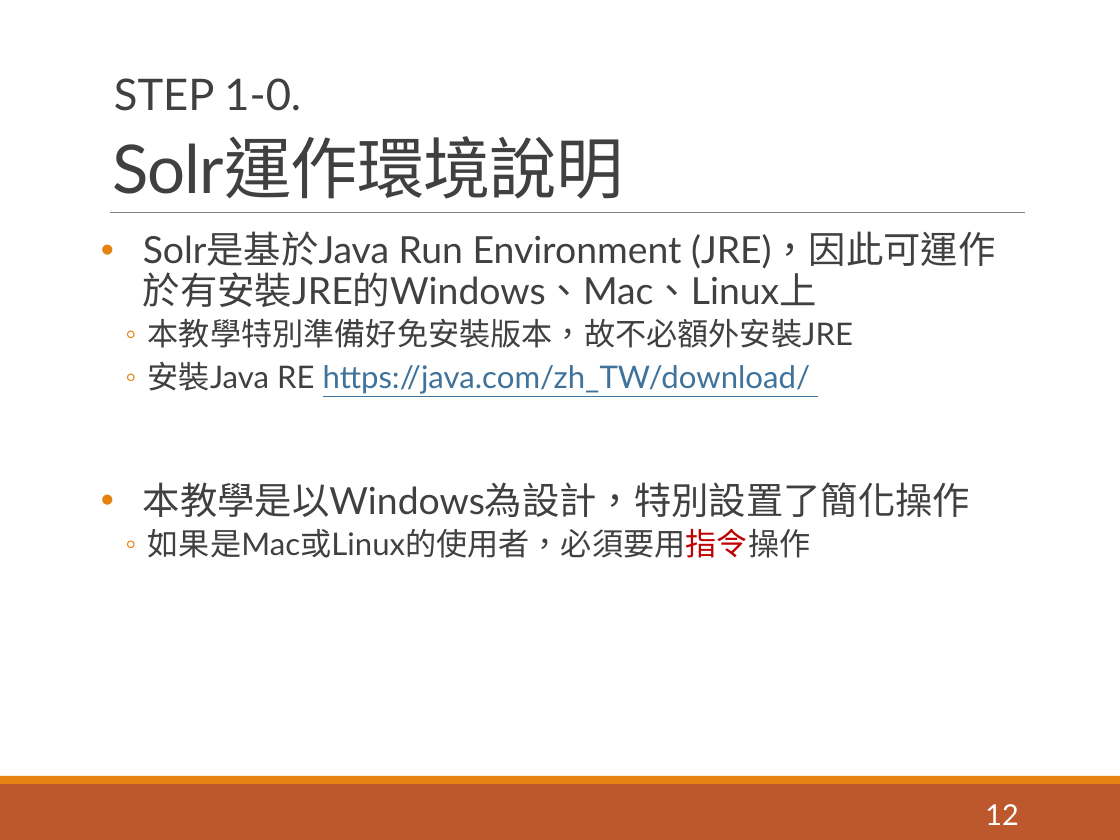
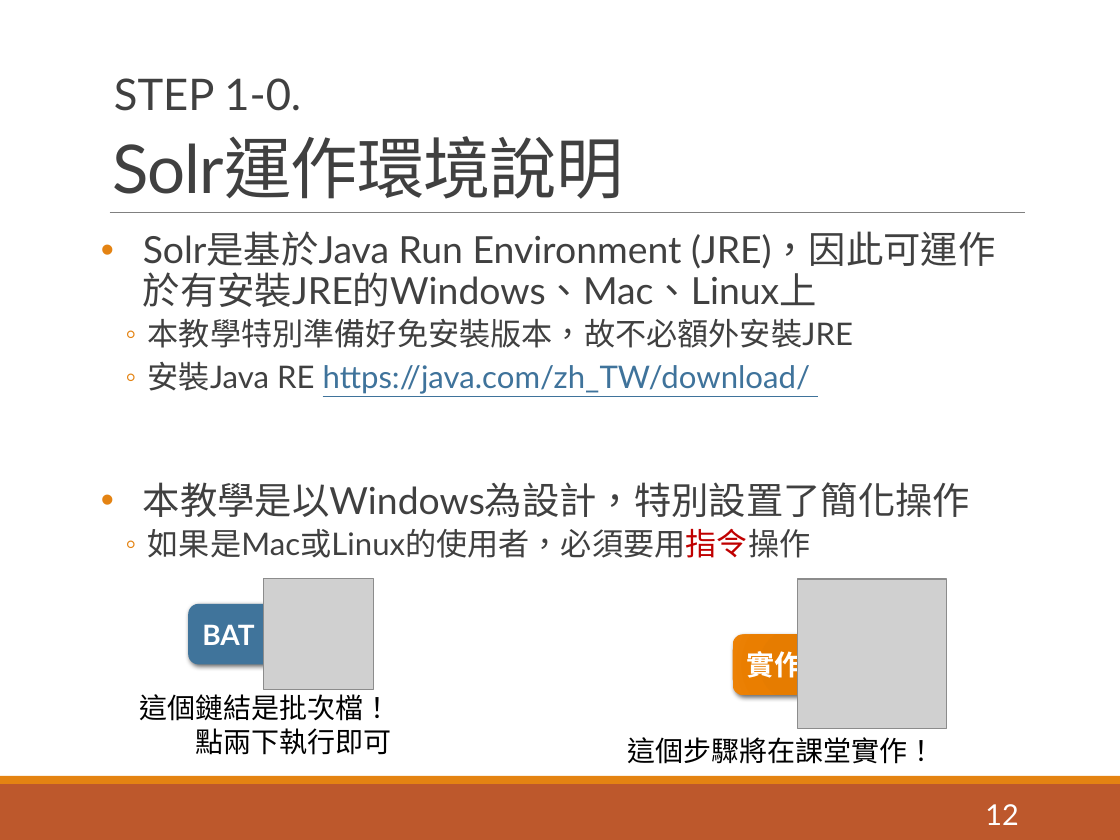
Before and after one commit to pulipulichen/ir-practice-solr, a slide deck: slide 12 of Apache Solr教學介紹.pptx. Drawn at 1120x840 pixels with LibreOffice and Linux fonts; fonts in the diff are those of the drawing; grey boxes stand for pictures. Boxes give left, top, right and bottom in pixels: in the first picture for what was removed or moved away, otherwise in the second. Text is boxed around its words. In the diff, an @@ line names an element or a change of style, - is before the commit and + after.

```diff
--- a/Apache Solr教學介紹.pptx
+++ b/Apache Solr教學介紹.pptx
@@ picture added at (263,579,374,690) @@
@@ picture added at (797,579,946,728) @@
@@ rounded rectangle added at (188,604,314,664), fill #40749B, 18 pt, text #FFFFFF, bold @@
+BAT
@@ rounded rectangle added at (732,635,858,696), fill gradient #E57B00 to #E87D00 to #EB7E00 to #EF8407, 18 pt, text #FFFFFF, bold @@
+實作!
@@ text added at (139,694,391,755), 18 pt, text #000000 @@
+這個鏈結是批次檔！
+點兩下執行即可
@@ text added at (628,737,936,764), 18 pt, text #000000 @@
+這個步驟將在課堂實作！
```
Also in this commit, not shown: 27 other slides changed, 1 slide added, 1 slide removed, 13 other files.
